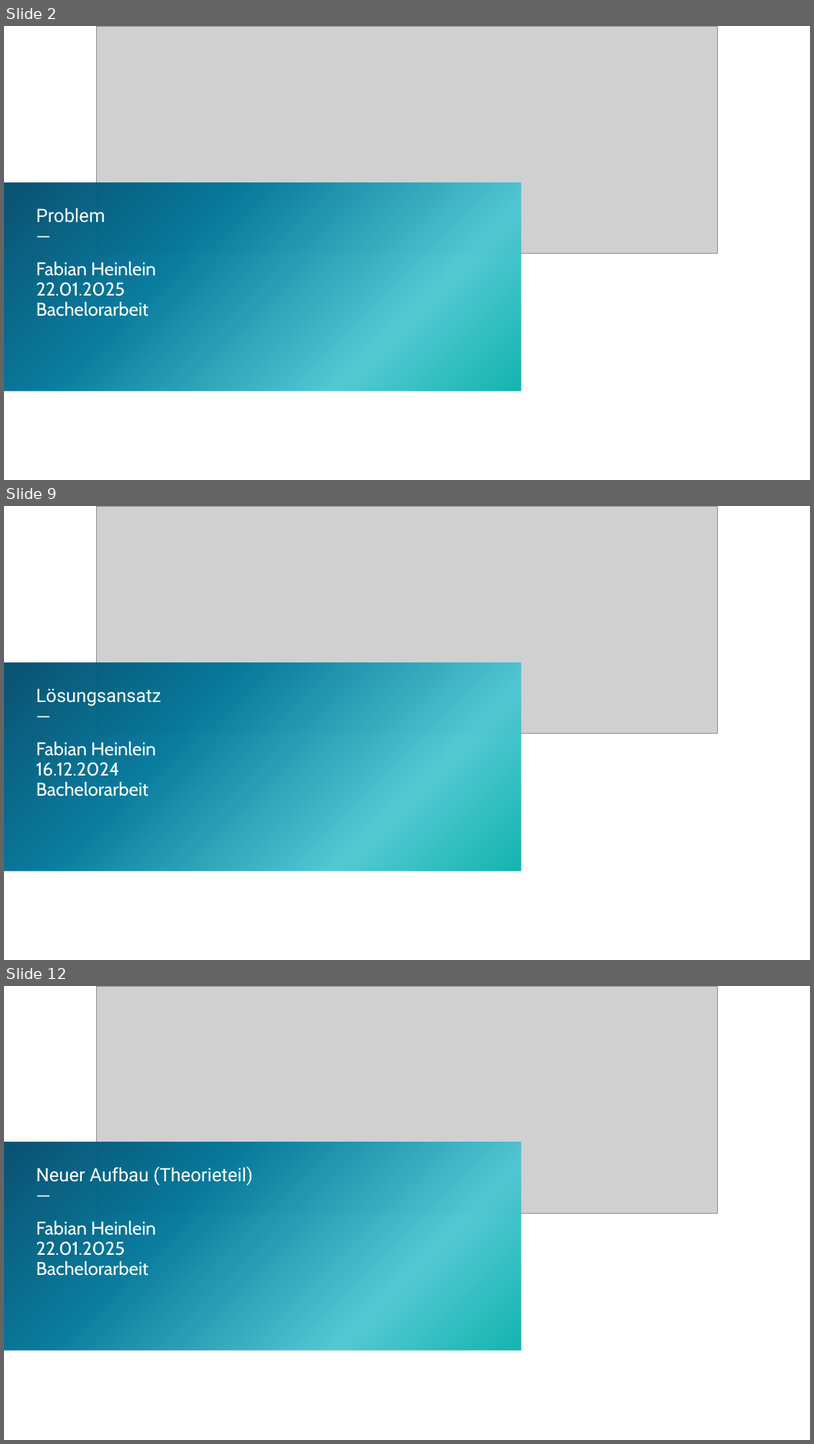
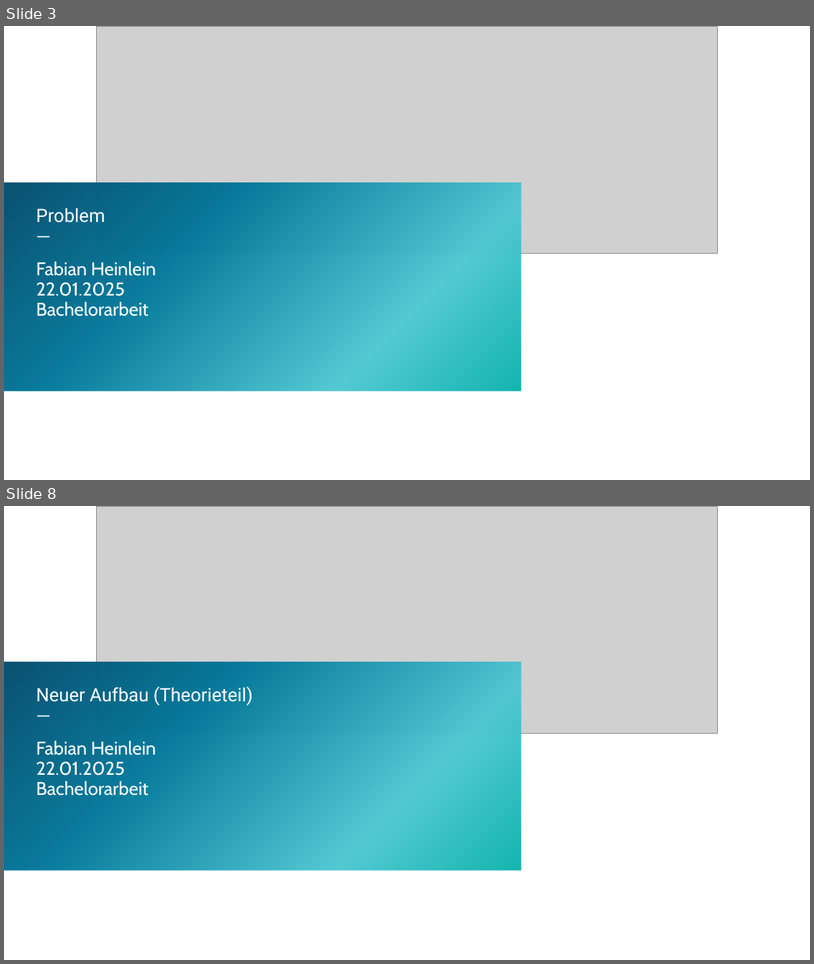
Before and after one commit to KarloKarl/Bachelorarbeit, a slide deck: Anlauf_2/Anlauf_2_neu.pptx. Shown one above the other, each under a label of ours: slides 2, 9 and 12 before the commit, slides 3 and 8 after it; the slides between them are not shown. The pictures are 814x1444 and 814x964 pixels, drawn with LibreOffice and Linux fonts; fonts in the diff are those of the drawing; grey boxes stand for pictures. Boxes give left, top, right and bottom in pixels: in the first picture for what was removed or moved away, otherwise in the second. Text is boxed around its words. In the diff, an @@ line names an element or a change of style, - is before the commit and + after.

```diff
--- a/Anlauf_2/Anlauf_2_neu.pptx
+++ b/Anlauf_2/Anlauf_2_neu.pptx
@@ slide 9 removed at (x1=4, y1=506, x2=810, y2=960), background #FFFFFF @@
@@ picture removed at (x1=97, y1=506, x2=718, y2=733) @@
@@ text removed at (x1=4, y1=663, x2=522, y2=871) @@
-Lösungsansatz
-  —
-    Fabian Heinlein
-    16.12.2024
-    Bachelorarbeit
@@ what was slide 2 is now slide 3 @@
@@ what was slide 12 is now slide 8 @@
```
Also in this commit, not shown: 8 slides changed, 2 other slides removed, 21 other files.
